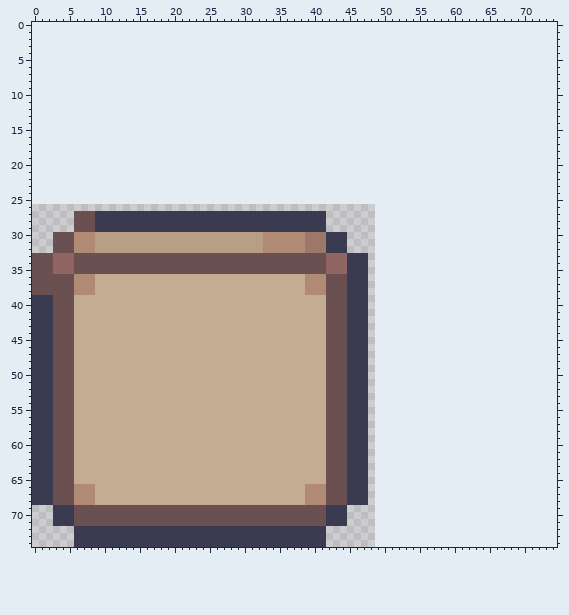
Sprite sheet, stored at Writer Tycoon/Writer Tycoon/Assets/Sprites/UI/button_square_idle.png. The picture above is the old version.
The file is 50x49 pixels. The old version is drawn lined up with the new one, on the new canvas.
New version:
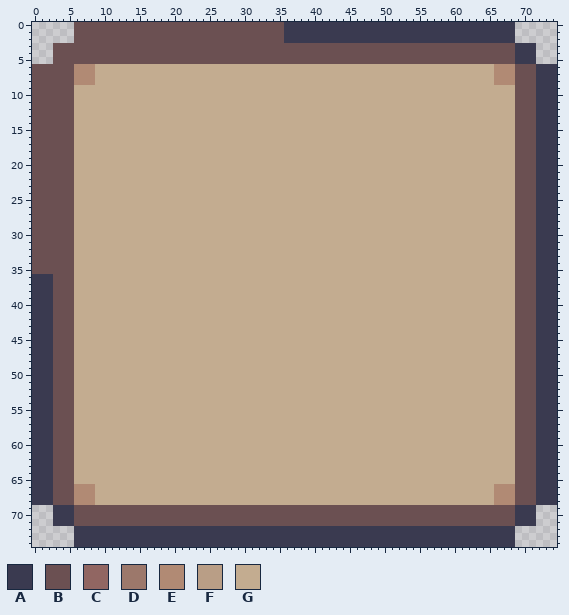
Palette (. is transparent): A #3a3a50  B #6b5052  C #916662  D #9c786b  E #b18a74  F #b99e86  G #c3ac90
Change:
canvas 50x49 -> 75x75, the old top-left corner now at -1,26 (the part of the old canvas that was cut away was empty and is not shown)
The edit adds colour A in rows 0 to 2 at x 36 to 68; in rows 3 to 5 at x 69 to 71; in rows 6 to 68 at x 72 to 74; in rows 69 to 71 at x 69 to 71; in rows 72 to 74 at x 42 to 68.
Colour B gives way to colour A in rows 36 to 38 at x 0 to 2.
The edit adds colour B in rows 0 to 2 at x 6 to 35; in rows 3 to 5 at x 3 to 68; in rows 6 to 29 at x 0 to 5 and 69 to 71; in rows 30 to 32 at x 0 to 2 and 69 to 71; in rows 33 to 68 at x 69 to 71; in rows 69 to 71 at x 45 to 68.
Colour A gives way to colour B in rows 69 to 71 at x 42 to 44.
Colour C gives way to colour B in rows 33 to 35 at x 3 to 5.
The edit adds colour E in rows 6 to 8 at x 6 to 8 and 66 to 68; in rows 66 to 68 at x 66 to 68.
The edit adds colour G in rows 6 to 8 at x 9 to 65; in rows 9 to 26 at x 6 to 68; in rows 27 to 29 at x 42 to 68; in rows 30 to 32 at x 45 to 68; in rows 33 to 65 at x 48 to 68; in rows 66 to 68 at x 48 to 65.
Colour A gives way to colour G in rows 27 to 29 at x 9 to 41; in rows 30 to 32 at x 42 to 44; in rows 33 to 68 at x 45 to 47.
Colour B gives way to colour G in rows 27 to 29 at x 6 to 8; in rows 33 to 35 at x 6 to 41; in rows 36 to 68 at x 42 to 44.
Colour C gives way to colour G in rows 33 to 35 at x 42 to 44.
Colour D gives way to colour G in rows 30 to 32 at x 39 to 41.
Colour E gives way to colour G in rows 30 to 32 at x 6 to 8 and 33 to 38; in rows 36 to 38 at x 6 to 8 and 39 to 41; in rows 66 to 68 at x 39 to 41.
Colour F gives way to colour G in rows 30 to 32 at x 9 to 32.
